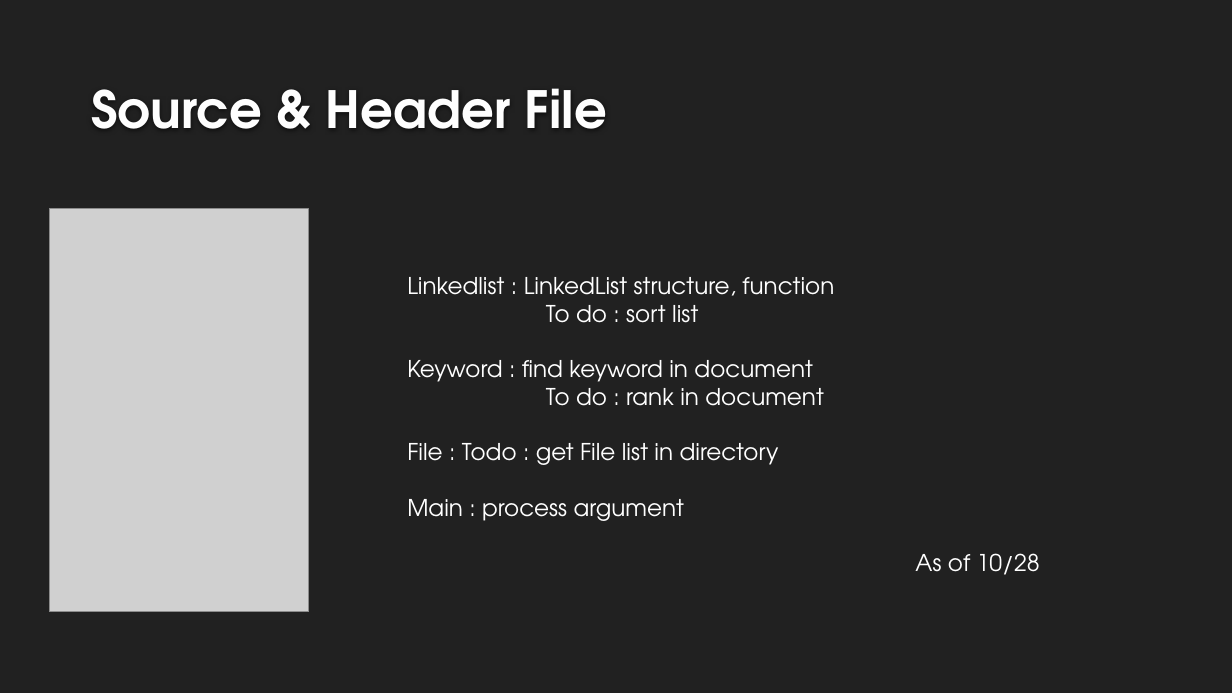
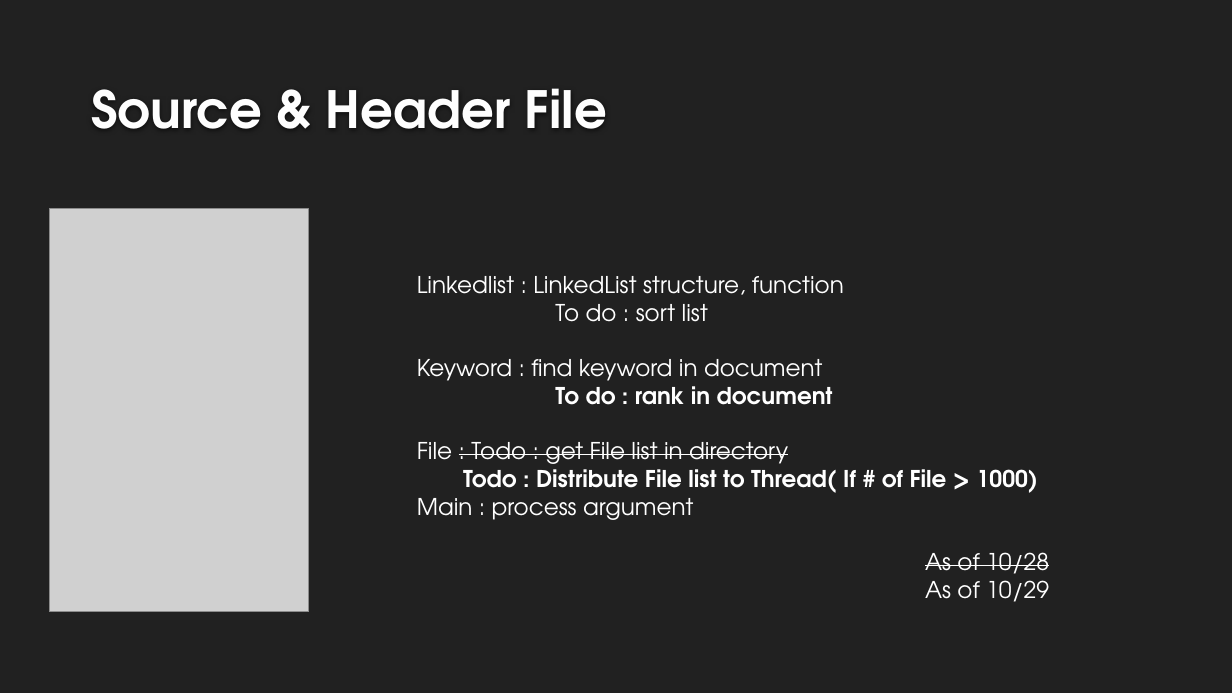
Before and after one commit to makerdark98/swprogramming, a slide deck: slide 11 of SW presentation.pptx (slide 8 before the commit). Drawn at 1232x693 pixels with LibreOffice and Linux fonts; fonts in the diff are those of the drawing; grey boxes stand for pictures; background and template pictures are left out. Boxes give left, top, right and bottom in pixels: in the first picture for what was removed or moved away, otherwise in the second. Text is boxed around its words. In the diff, an @@ line names an element or a change of style, - is before the commit and + after.

```diff
--- a/SW presentation.pptx
+++ b/SW presentation.pptx
@@ text "Linkedlist : LinkedList structure, function": place and size @@
-text "Linkedlist : LinkedList structure, function" at box(407, 277, 1040, 575)
+text "Linkedlist : LinkedList structure, function" at box(417, 276, 1049, 602)
@@ text at box(417, 379, 1049, 582): bold on in "To do : rank in document"; strikethrough on in ": Todo : get File list in ...", "As of 10/28" @@
@@ text at box(463, 463, 1038, 493): paragraph added @@
+Todo : Distribute File list to Thread( If # of File > 1000)
@@ text at box(925, 580, 1049, 602): paragraph added @@
+As of 10/29
```
Also in this commit, not shown: 4 other slides changed, 2 slides added, 1 other file.
